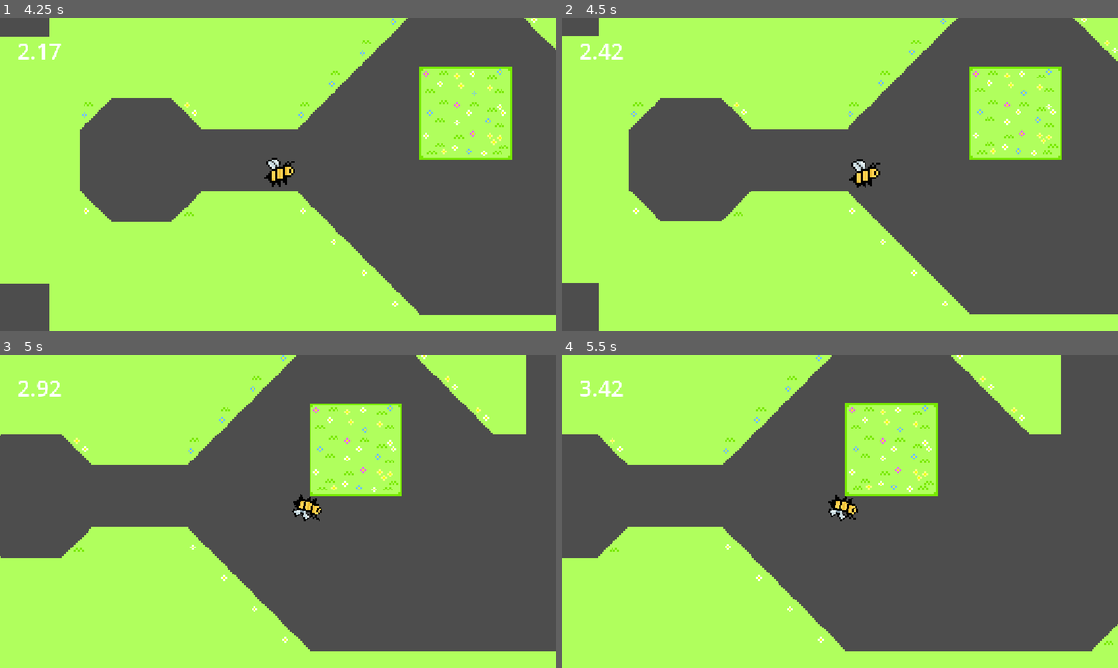
Above: before the commit, frames 1-4 (two rows, left to right).
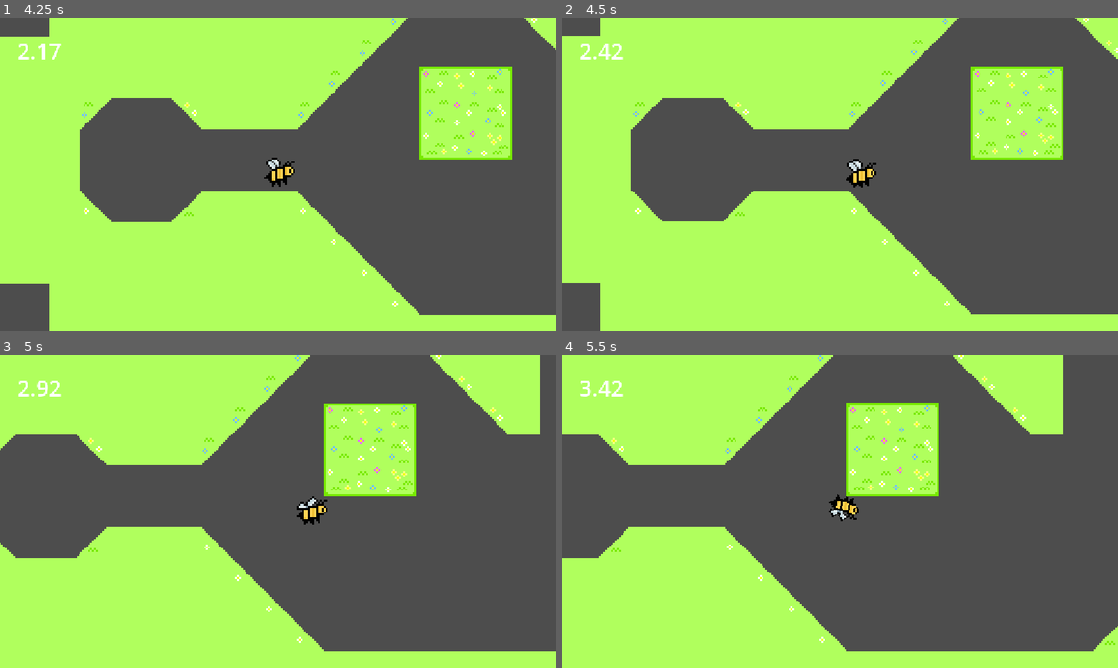
Above: after the commit, the same moments.

Repository: futurefleagames-lab/bee-line
Game: Godot game, scene res://scenes/menus/main_menu.tscn
The game is run twice, just before and just after one commit, with the same random seed, the same clock (stepped at 60 frames per second) and the same inputs. The engine's default icon, where the game draws it, is replaced by a stand-in: a white triangle on a blue panel in a dark square.
Inputs (mouse positions are in pixels of both pictures, inside the frame that each line leads up to):
- Up to frame 1 (4.25 s): click "PLAY" at 0.5 s; click "World 1" at 1.25 s; click "Level 1" at 2 s; tap Enter (ui_accept) at 2.75, 3.02, 3.77 s; move the mouse to (400, 158) at 2.77 s; hold D (right) 2.78-3.53 s; tap Space (dash) at 2.85, 3.6 s; click (400, 158) at 2.92 s; move the mouse to (166, 190) at 3.52 s; hold S (down) from 3.53 s (still down)
- Up to frame 2 (4.5 s): move the mouse to (895, 105) at 4.27 s; release S (down) at 4.28 s; hold D (right) from 4.28 s (still down); tap Space (dash) at 4.35 s
- Up to frame 3 (5 s): keep holding D (right)
- Up to frame 4 (5.5 s): move the mouse to (812, 574) at 5.02 s; release D (right) at 5.03 s; hold W (up) from 5.03 s (still down); tap Space (dash) at 5.1 s; click (812, 574) at 5.17 s; tap Enter (ui_accept) at 5.27 s

Frame 1 is identical in both runs. In frame 2, 2.1% of the frame differs, in the area x 6-100%, y 0-100%; in frame 3, 6.8%, in the area x 0-98%, y 0-95%; in frame 4, 1.7%.

Commit message:
Basic movement 5 and sound comments

Diff:
--- a/scripts/bee.gd
+++ b/scripts/bee.gd
@@ -1,15 +1,15 @@
-#Script by Enoch
 extends CharacterBody2D
 
 
 const FORCE = 175.0
 const AIR_FRICTION = 0.18
 const SOFT_SPEED_CAP = 1000
+const HARD_SPEED_CAP = 3000
 const SOFT_CAP_TURN = 10
 const SOFT_CAP_BREAK = 500
 const DASH_SPEED = 2000
 const WALL_TIMER_MAX = 0.5
-const MAX_WALL_BOOST = 1000
+const MAX_WALL_BOOST = 800
 var state = "flying"
 var wall_timer = WALL_TIMER_MAX
 var dash_timer = 0.25
@@ -18,20 +18,24 @@
 var wish_vector = Vector2()
 
 func die():
+	#play death sound here
 	get_tree().reload_current_scene()
 
 func _physics_process(delta: float) -> void:
 
 	if Input.is_action_just_pressed("reset"):
 		get_tree().reload_current_scene()
-	#Get the desired direction based on input
+
 	if state != "dashing":
 		wish_vector = Input.get_vector("left","right","up","down")
 
+	if velocity.length() >= HARD_SPEED_CAP:
+		velocity = Vector2(HARD_SPEED_CAP, 0).rotated(velocity.angle())
 
 	if state == "flying":
 		if Input.is_action_just_pressed("dash"):
 			if wish_vector.x != 0 && wish_vector.y != 0:
+				#play normal dash sound
 				dash_timer = 0.25
 				state = "dashing"
 		else:
@@ -39,7 +43,6 @@
 			if velocity.length() < SOFT_SPEED_CAP:
 				velocity = velocity + wish_vector * FORCE - velocity * AIR_FRICTION
 			else:
-				#roated velocity to wish vector not working
 				velocity = velocity + (Vector2(velocity.length(),0).rotated(wish_vector.angle()) - velocity) * delta * SOFT_CAP_TURN - Vector2(delta * SOFT_CAP_BREAK, 0).rotated(velocity.angle())
 			stored_velocity = velocity
 
@@ -56,15 +59,19 @@
 			velocity = Vector2(1,0).rotated(wish_vector.angle()) * DASH_SPEED
 			stored_velocity = velocity
 		dash_timer = dash_timer - delta
+
 	elif state == "wall":
 		if Input.is_action_just_pressed("dash"):
 			if wall_timer > WALL_TIMER_MAX - 0.1:
+				#play perfect wall dash sound
 				velocity = Vector2((stored_velocity.length() + MAX_WALL_BOOST),0).rotated(wish_vector.angle())
 				print("perfect")
 			elif wall_timer > WALL_TIMER_MAX - 0.25:
+				#play medium wall dash sound
 				velocity = Vector2(1,0).rotated(wish_vector.angle()) * (stored_velocity.length() + MAX_WALL_BOOST * 0.5)
 				print("medium")
 			else:
+				#play late wall dash sound
 				velocity = Vector2(1,0).rotated(wish_vector.angle()) * (stored_velocity.length() + MAX_WALL_BOOST * 0.25)
 				print("late")
 			state = "flying"
@@ -79,17 +86,19 @@
 			$AnimatedSprite2D.offset = Vector2()
 		else:
 			wall_timer = wall_timer - delta
-	#wall_min_slide_angle = 0
-	#move_and_slide()
+
 	if state != "wall":
 		if wish_vector.x > 0:
 			$AnimatedSprite2D.set_flip_h(1)
 		elif wish_vector.x < 0:
 			$AnimatedSprite2D.set_flip_h(0)
+
 	var collision = move_and_collide(velocity * delta)
+
 	if collision:
 		wall_normal = collision.get_normal()
 		if  state != "wall":
+			#play wall cling sound here
 			$AnimatedSprite2D.play("cling")
 			$AnimatedSprite2D.rotation = (wall_normal.angle() + PI/2)
 			$AnimatedSprite2D.offset = Vector2(0,2)
